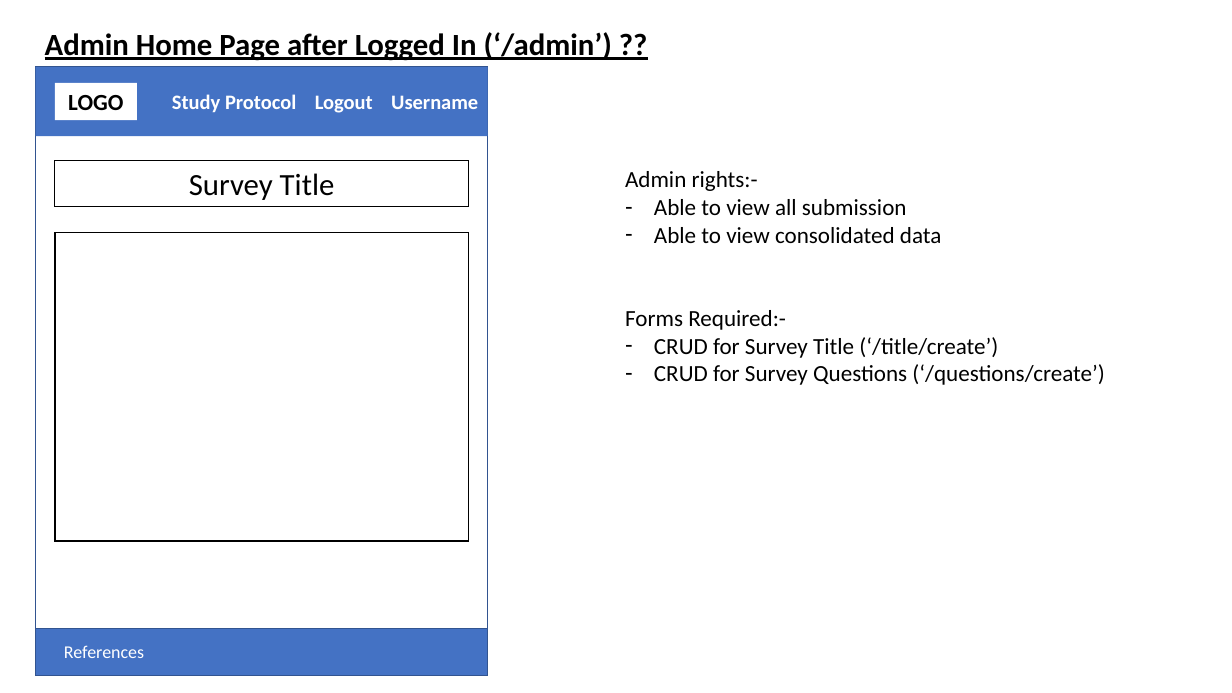
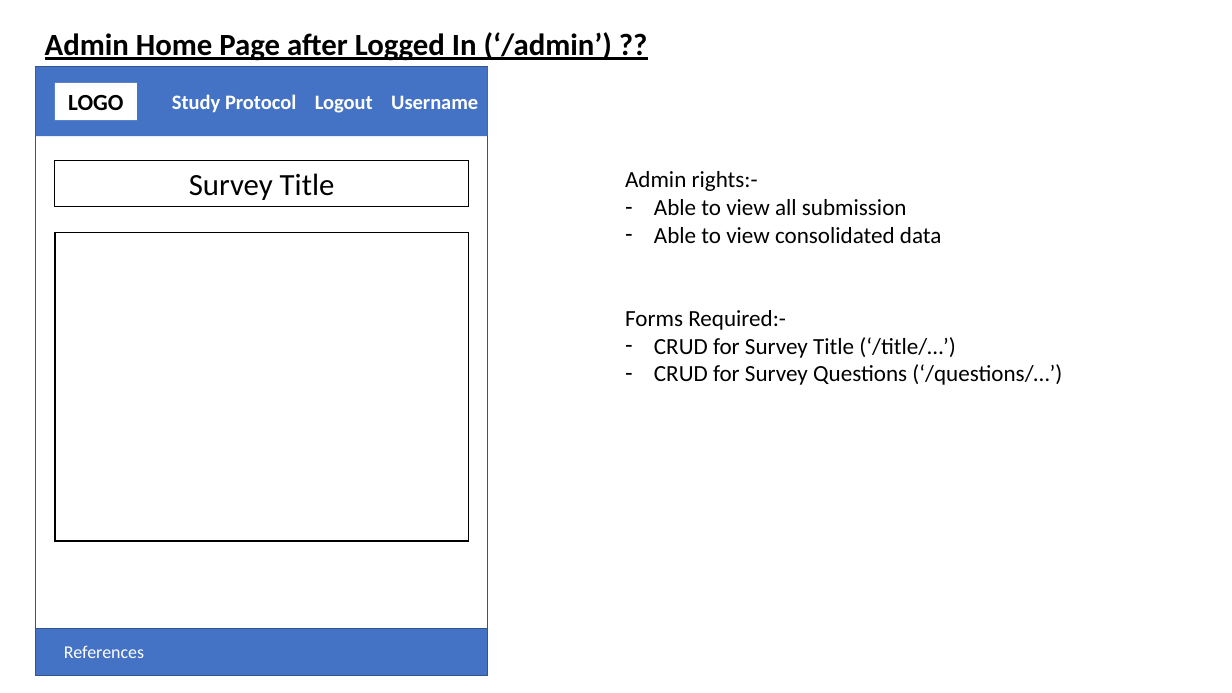
Before and after one commit to ElaineChoo/project2, a slide deck: slide 6 of pre-project/Wireframe & ERD.pptx. Drawn at 1232x693 pixels with LibreOffice and Linux fonts; fonts in the diff are those of the drawing. Boxes give left, top, right and bottom in pixels: in the first picture for what was removed or moved away, otherwise in the second. Text is boxed around its words. In the diff, an @@ line names an element or a change of style, - is before the commit and + after.

```diff
--- a/pre-project/Wireframe & ERD.pptx
+++ b/pre-project/Wireframe & ERD.pptx
@@ text at box(654, 337, 1062, 385): text changed @@
-– CRUD for Survey Title (‘/title/create’)
-– CRUD for Survey Questions (‘/questions/create’)
+– CRUD for Survey Title (‘/title/…’)
+– CRUD for Survey Questions (‘/questions/…’)
```
Also in this commit, not shown: 1 other slide changed, 28 other files.
